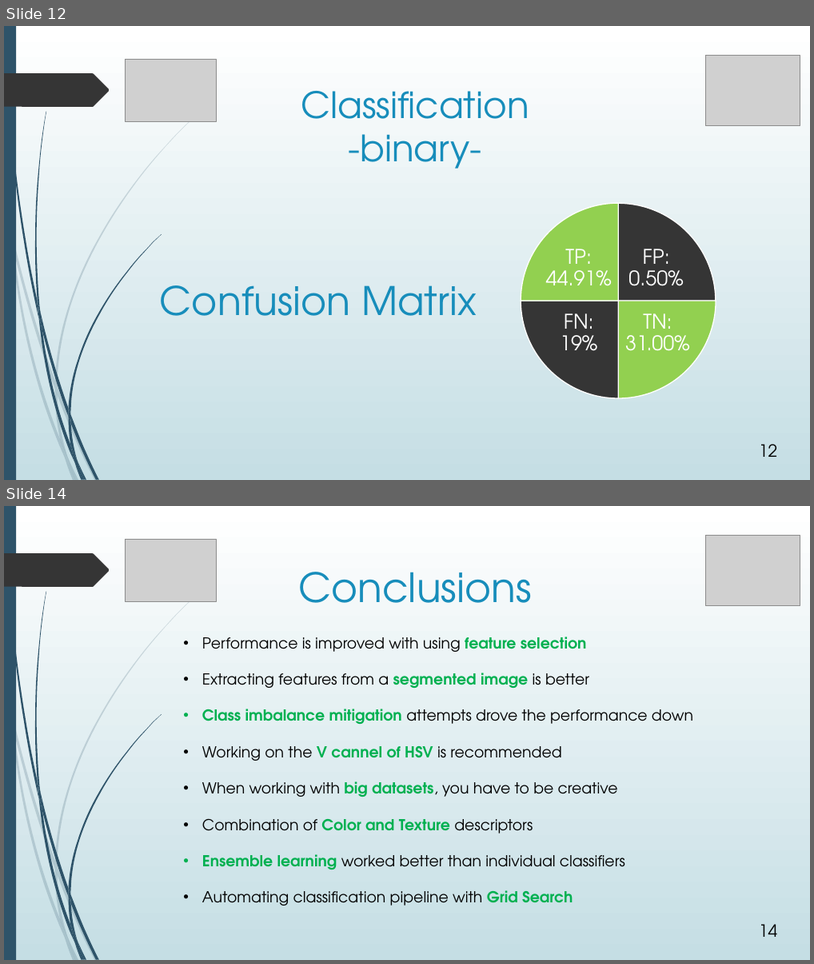
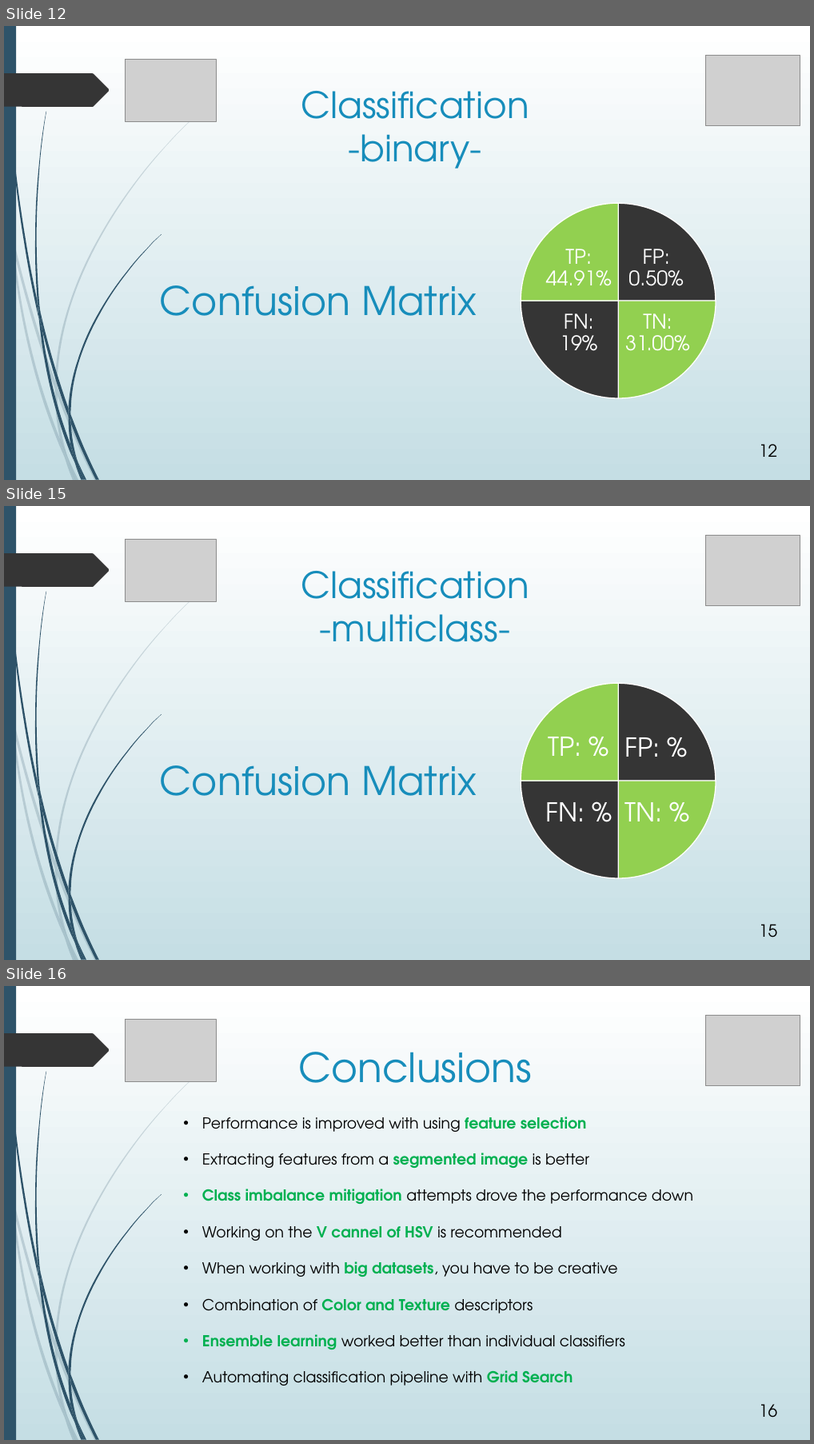
Before and after one commit to avasile96/CAD, a slide deck: Presentation_updated.pptx. Shown one above the other, each under a label of ours: slides 12 and 14 before the commit, slides 12, 15 and 16 after it; the slides between them are not shown. The pictures are 814x964 and 814x1444 pixels, drawn with LibreOffice and Linux fonts; fonts in the diff are those of the drawing; grey boxes stand for pictures. Boxes give left, top, right and bottom in pixels: in the first picture for what was removed or moved away, otherwise in the second. Text is boxed around its words. In the diff, an @@ line names an element or a change of style, - is before the commit and + after.

```diff
--- a/Presentation_updated.pptx
+++ b/Presentation_updated.pptx
@@ slide 15 added at (4,506,810,960), background gradient #FFFFFF to #C5DEE5; not listed: 24 template elements that a slide beside it also shows @@
@@ picture added at (125,540,216,601) @@
@@ picture added at (706,535,800,606) @@
@@ title added at (301,571,529,642), 43.2 pt, text #178DBB @@
+Classification
+-multiclass-
@@ group added at (522,684,717,879): 4 pie slice (boxed as its full ellipse)s, 4 texts @@
+FP: %
+TN: %
+FN: %
+TP: %
@@ text added at (160,765,477,796), 46.8 pt, text #178DBB @@
+Confusion Matrix
@@ page number added at (759,924,778,937), 20 pt, text #000000 @@
+15
@@ what was slide 14 is now slide 16 @@
@@ page number at (759,1404,778,1417): text changed @@
-14
+16
```
Also in this commit, not shown: 2 other slides added, 1 slide removed.
